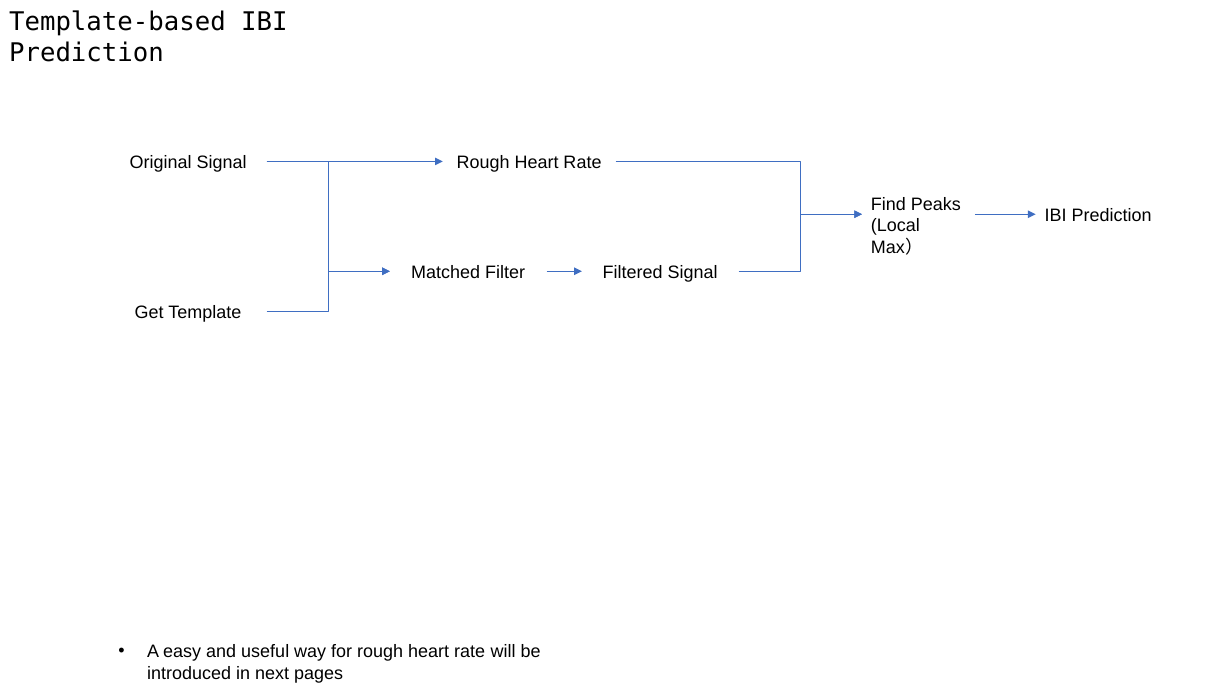
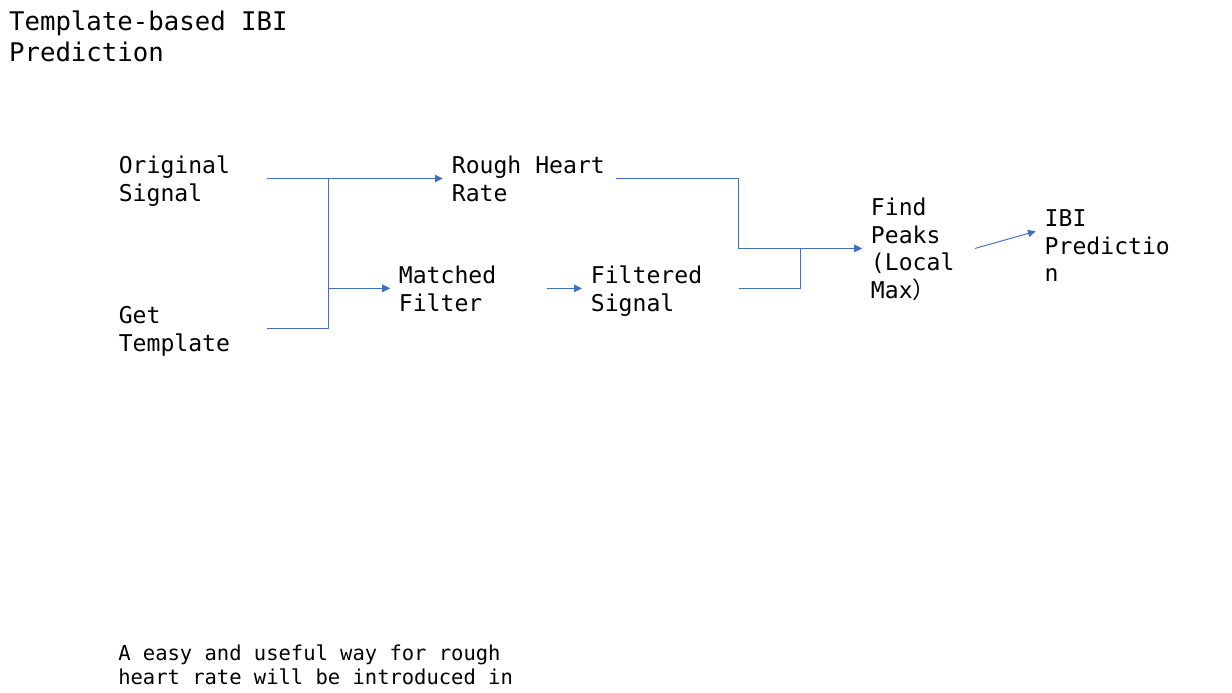
Before and after one commit to A-Big-Tortoise/Presentation, a slide deck: slide 5 of Presentation_0129_JiayuChen.pptx. Drawn at 1232x693 pixels with LibreOffice and Linux fonts; fonts in the diff are those of the drawing. Boxes give left, top, right and bottom in pixels: in the first picture for what was removed or moved away, otherwise in the second. Text is boxed around its words. In the diff, an @@ line names an element or a change of style, - is before the commit and + after.

```diff
--- a/Presentation_0129_JiayuChen.pptx
+++ b/Presentation_0129_JiayuChen.pptx
@@ size 14 to 18 pt, font Arial to DejaVu Sans Mono; alignment centre to left in 5 elements at <box>119,306,230,356</box>, <box>119,155,230,206</box>, <box>399,265,496,312</box>, <box>591,265,702,316</box>, <box>452,155,605,202</box> @@
@@ elbow arrow moved from (616, 162) - (862, 214) to (616, 178) - (862, 249) @@
@@ text "Find Peaks" at <box>871,197,954,300</box>: size 14 to 18 pt, font Arial to DejaVu Sans Mono @@
@@ text "IBI Prediction" at <box>1045,209,1087,226</box>: size 14 to 18 pt, font Arial to DejaVu Sans Mono @@
@@ arrow moved from (975, 214) - (1036, 214) to (975, 249) - (1036, 231) @@
@@ elbow arrow moved from (738, 272) - (862, 214) to (738, 288) - (862, 249) @@
@@ 3 elbow arrows, 1 arrow: place and size @@
-3 elbow arrows, 1 arrow at <box>267,162,582,311</box>
+3 elbow arrows, 1 arrow at <box>267,178,582,329</box>
@@ text "A easy and useful way ..." at <box>118,644,513,685</box>: size 14 to 16 pt, font Arial to DejaVu Sans Mono; bullet • to none @@
```
Also in this commit, not shown: 5 other slides changed, 2 slides added, 2 slides removed.
